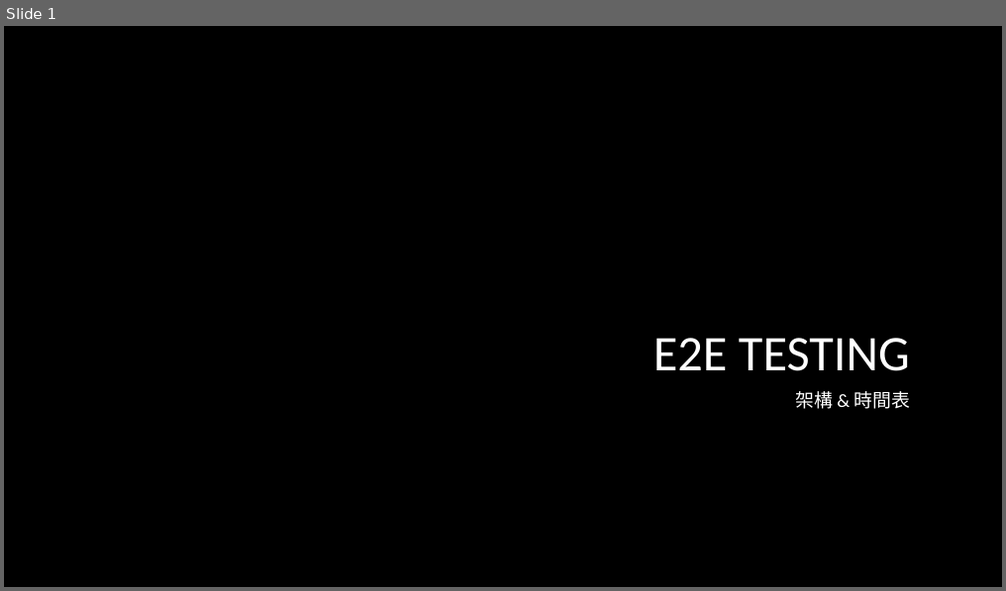
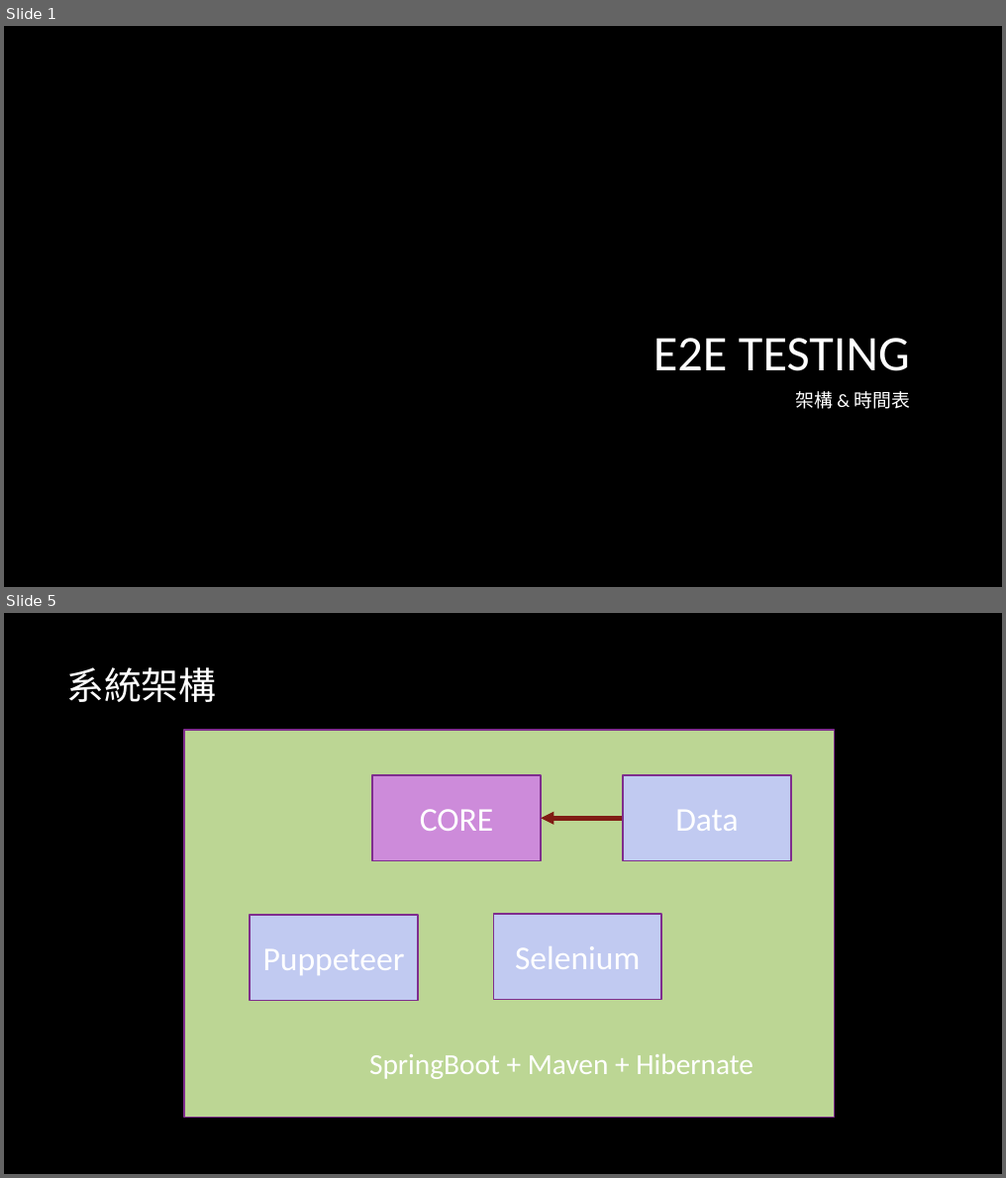
Before and after one commit to markhuang19994/E2E_TEST_AP, a slide deck: document/PPT/架構及規劃.pptx. Shown one above the other, each under a label of ours: slide 1 before the commit, slides 1 and 5 after it; the slides between them are not shown. The pictures are 1006x591 and 1006x1178 pixels, drawn with LibreOffice and Linux fonts; fonts in the diff are those of the drawing; background and template pictures are left out. Boxes give left, top, right and bottom in pixels: in the first picture for what was removed or moved away, otherwise in the second. Text is boxed around its words. In the diff, an @@ line names an element or a change of style, - is before the commit and + after.

```diff
--- a/document/PPT/架構及規劃.pptx
+++ b/document/PPT/架構及規劃.pptx
@@ slide 5 added at box(4, 613, 1002, 1174), background picture (left out) @@
@@ title added at box(66, 667, 216, 702), 36 pt, text #FFFFFF @@
+系統架構
@@ group added at box(184, 730, 835, 1117): 5 rectangles, 1 arrow @@
+CORE
+Data
+Puppeteer
+Selenium
@@ text added at box(369, 1054, 753, 1079), 28 pt, text #FFFFFF @@
+SpringBoot + Maven + Hibernate
```
Also in this commit, not shown: 3 slides changed, 4 other slides added.
